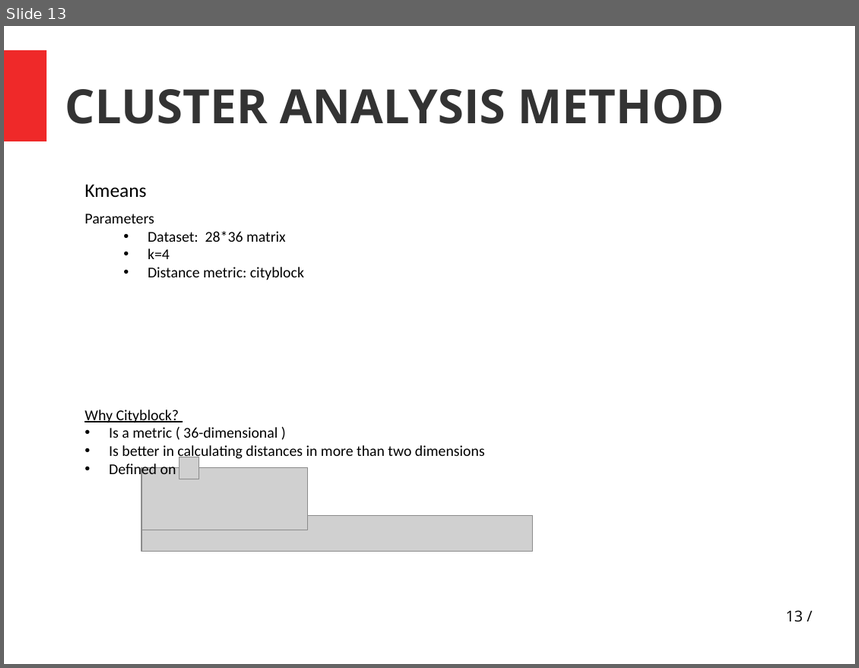
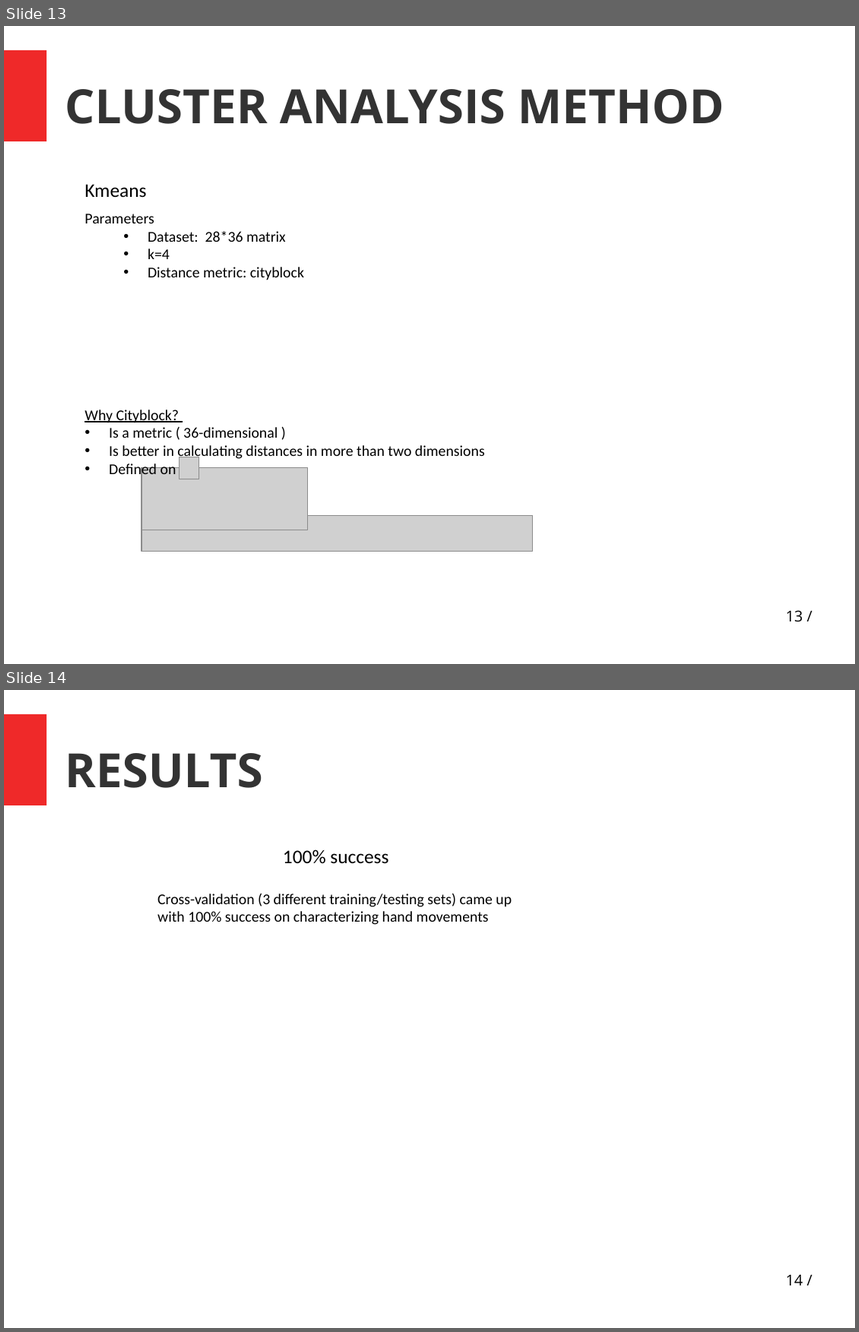
Before and after one commit to athava/ptixiaki, a slide deck: general_Slides.pptx. Shown one above the other, each under a label of ours: slide 13 before the commit, slides 13 and 14 after it. The pictures are 859x668 and 859x1332 pixels, drawn with LibreOffice and Linux fonts; fonts in the diff are those of the drawing; grey boxes stand for pictures. Boxes give left, top, right and bottom in pixels: in the first picture for what was removed or moved away, otherwise in the second. Text is boxed around its words. In the diff, an @@ line names an element or a change of style, - is before the commit and + after.

Commit message:
labeling ok. 100% epitixia sto testing phase. TODO cross validation

```diff
--- a/general_Slides.pptx
+++ b/general_Slides.pptx
@@ slide 14 added at box(4, 690, 855, 1328), background #FFFFFF; not listed: 1 template element that a slide beside it also shows @@
@@ text added at box(65, 753, 263, 788), 44 pt, text #333333, bold @@
+RESULTS
@@ text added at box(283, 850, 389, 864), 18 pt, text #000000 @@
+100% success
@@ text added at box(158, 893, 512, 925), 14 pt, text #000000 @@
+Cross-validation (3 different training/testing sets) came up
+with 100% success on characterizing hand movements
@@ page number added at box(786, 1274, 804, 1286), 14 pt, text #000000 @@
+14 /
```
Also in this commit, not shown: 2 slides changed, 1 slide removed, 4 other files.
